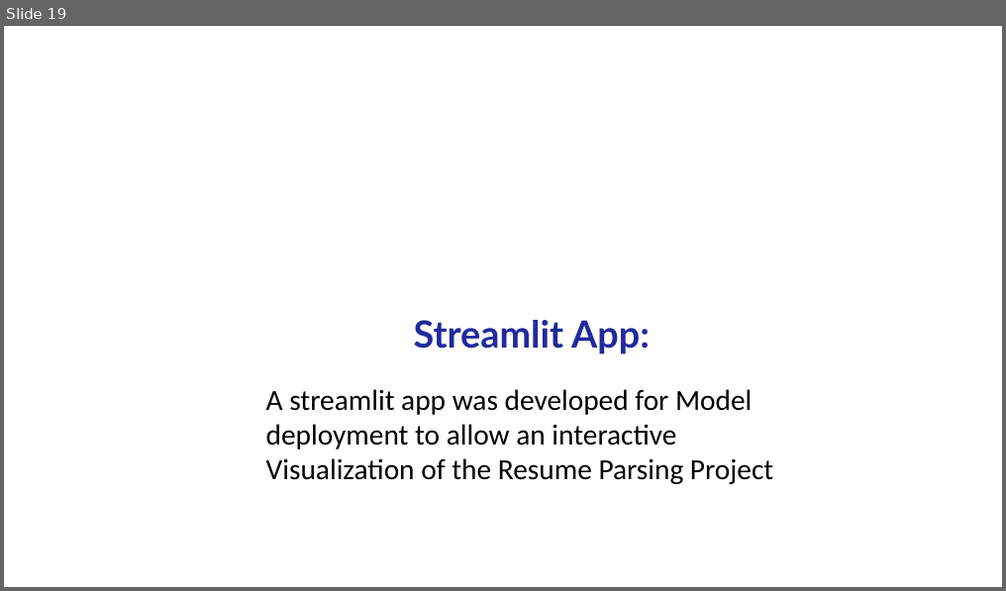
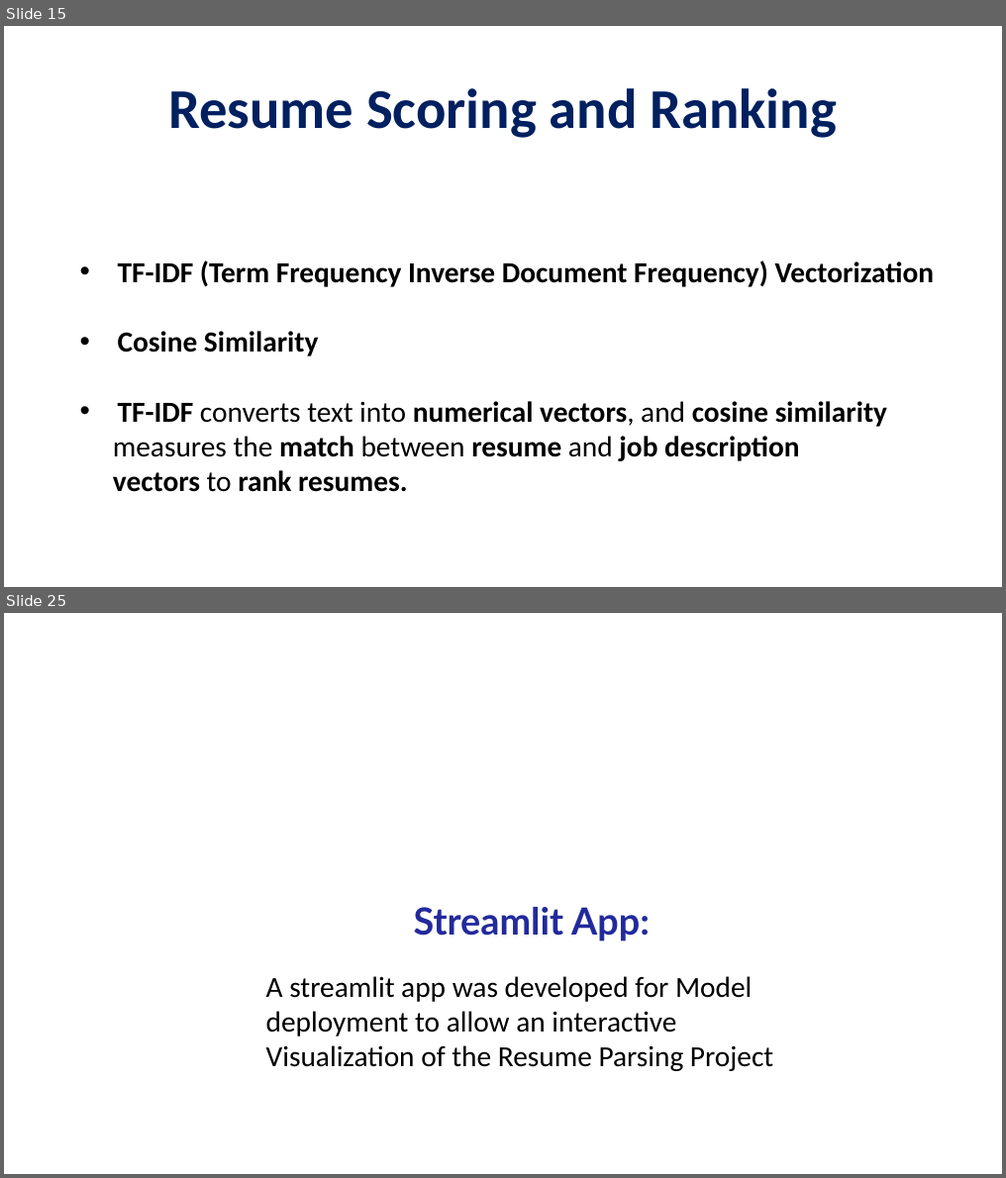
Before and after one commit to mk7890/Resume-Parsing-System, a slide deck: ResumeParserSystem_Presentation.pptx. Shown one above the other, each under a label of ours: slide 19 before the commit, slides 15 and 25 after it; the slides between them are not shown. The pictures are 1006x591 and 1006x1178 pixels, drawn with LibreOffice and Linux fonts; fonts in the diff are those of the drawing; background and template pictures are left out. Boxes give left, top, right and bottom in pixels: in the first picture for what was removed or moved away, otherwise in the second. Text is boxed around its words. In the diff, an @@ line names an element or a change of style, - is before the commit and + after.

```diff
--- a/ResumeParserSystem_Presentation.pptx
+++ b/ResumeParserSystem_Presentation.pptx
@@ slide 15 added at <box>4,26,1002,587</box>, background #FFFFFF @@
@@ title added at <box>168,88,838,138</box>, 54 pt, text #002060, bold @@
+Resume Scoring and Ranking
@@ text added at <box>113,261,935,492</box>, 28 pt, text #000000, bold @@
+• TF-IDF (Term Frequency Inverse Document Frequency) Vectorization
+• Cosine Similarity
+• TF-IDF converts text into numerical vectors, and cosine similarity
+measures the match between resume and job description
+vectors to rank resumes.
@@ what was slide 19 is now slide 25 @@
```
Also in this commit, not shown: 9 slides changed, 15 other slides added, 10 slides removed.
